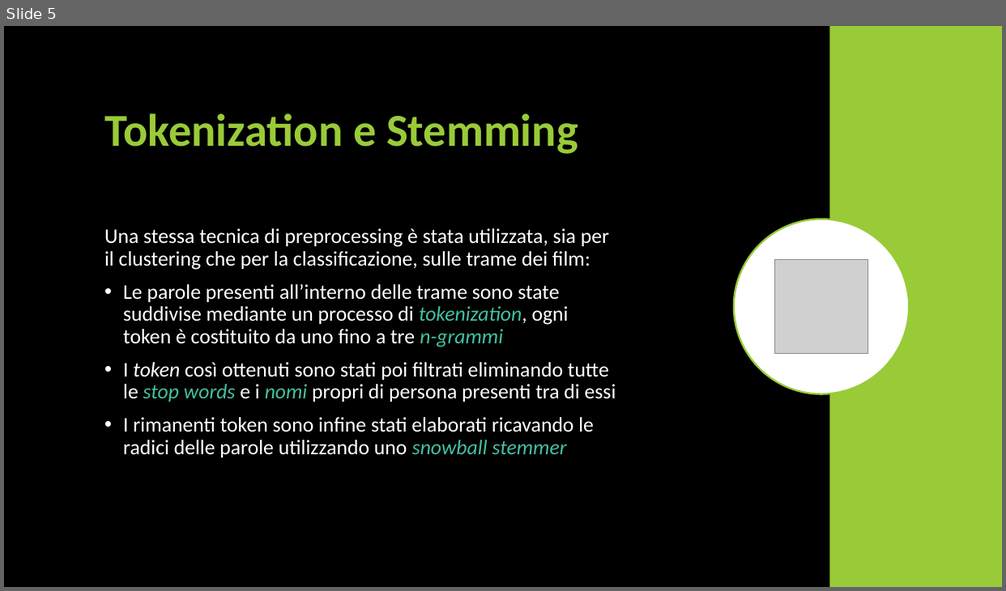
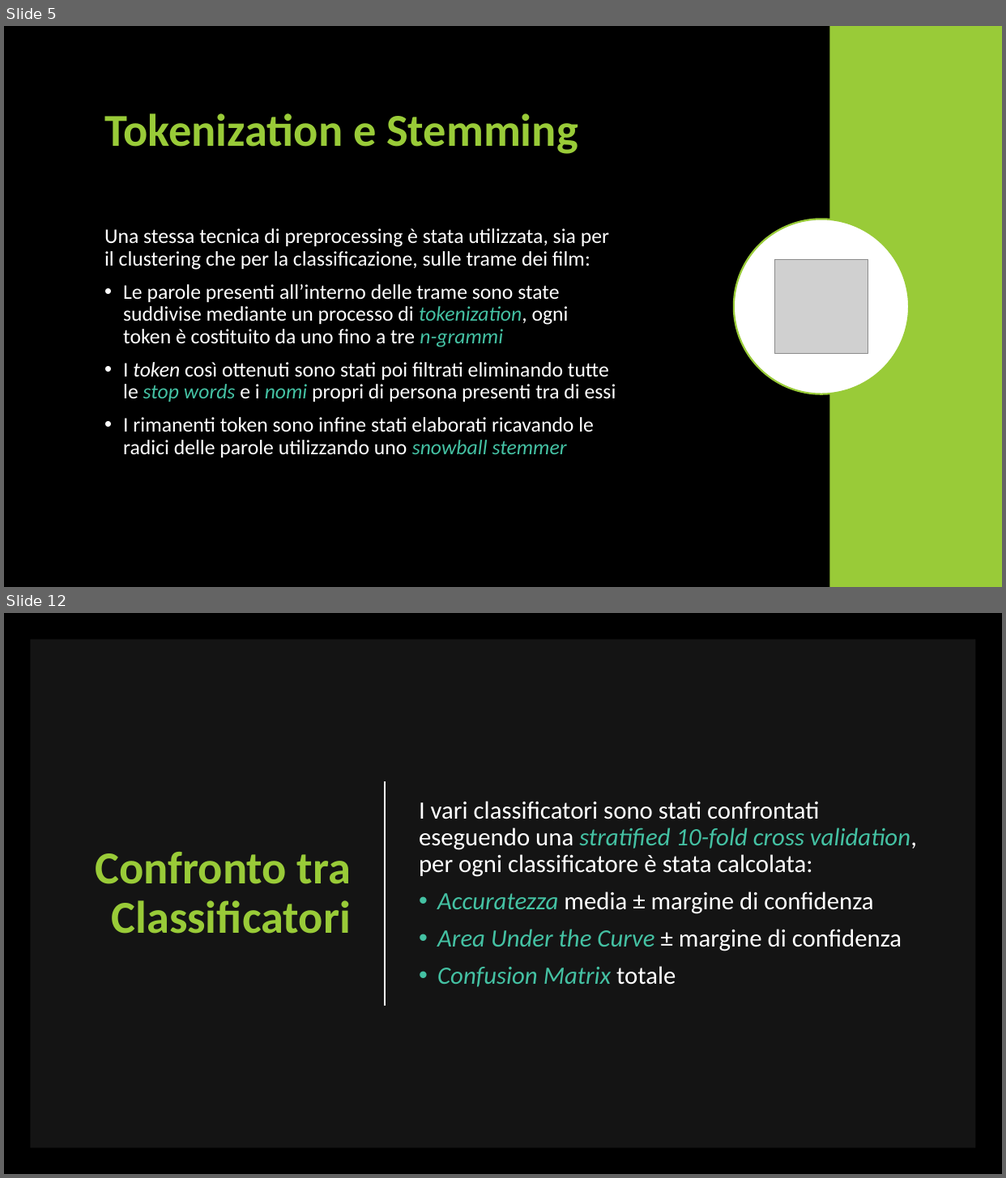
Before and after one commit to unipi-fr/LargeScaleMultiStructureDatabases, a slide deck: Task2/Documentation/Data Mining/Presentazione Data Mining.pptx. Shown one above the other, each under a label of ours: slide 5 before the commit, slides 5 and 12 after it; the slides between them are not shown. The pictures are 1006x591 and 1006x1178 pixels, drawn with LibreOffice and Linux fonts; fonts in the diff are those of the drawing; grey boxes stand for pictures. Boxes give left, top, right and bottom in pixels: in the first picture for what was removed or moved away, otherwise in the second. Text is boxed around its words. In the diff, an @@ line names an element or a change of style, - is before the commit and + after.

```diff
--- a/Task2/Documentation/Data Mining/Presentazione Data Mining.pptx
+++ b/Task2/Documentation/Data Mining/Presentazione Data Mining.pptx
@@ slide 12 added at bbox=[4, 613, 1002, 1174], background #000000 @@
@@ rectangle added at bbox=[30, 639, 976, 1148], fill #FFFFFF at 8% opacity @@
@@ line added from (385, 781) to (385, 1006), #FFFFFF 1.5 pt @@
@@ text added at bbox=[419, 801, 917, 987], 24 pt, text #FFFFFF @@
+I vari classificatori sono stati confrontati eseguendo una stratified 10-fold cross validation, per ogni classificatore è stata calcolata:
+• Accuratezza media ± margine di confidenza
+• Area Under the Curve ± margine di confidenza
+• Confusion Matrix totale
@@ title added at bbox=[95, 852, 351, 934], 44 pt, text #99CB38, bold @@
+Confronto tra Classificatori
```
Also in this commit, not shown: 6 slides changed, 9 other slides added, 1 slide removed, 9 other files.
